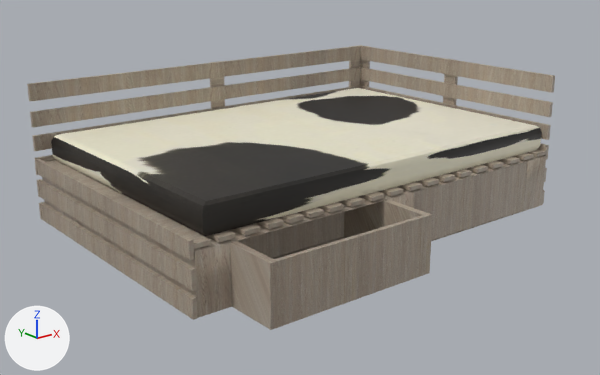
A saved change to the FBX model Furniture/bed1.fbx.
Rendered twice from a 50 mm camera at (-0.0478, -0.0597, 0.0214) aimed at (-0.0016, -0.002, -0.0017). The lights are fixed; the arrows at lower left show +X, +Y and +Z. Both versions are drawn at frame 51 of the action 'Take 001'; the numbers are the values there.

The older version as bpy lines, for what is in view:
```python
me_mesh = bpy.data.meshes.new('Mesh')
me_mesh.from_pydata(...)  # 56 vertices, 59 faces; spans x -0.5..0.5, y -0.5..0.5, z -0.5..0.5
me_mesh.materials.append(mat_lambert3)  # picture img_бесшовная_текстура_гладкого_дерева__814_jpg
me_mesh_001 = bpy.data.meshes.new('Mesh.001')
me_mesh_001.from_pydata(...)  # 56 vertices, 59 faces; spans x -0.5..0.5, y -0.5..0.5, z -0.5..0.5
me_mesh_001.materials.append(mat_lambert3)  # picture img_бесшовная_текстура_гладкого_дерева__814_jpg
me_mesh_008 = bpy.data.meshes.new('Mesh.008')
me_mesh_008.from_pydata(...)  # a box spanning x -0.5..0.5, y -0.5..0.5, z -0.5..0.5
me_mesh_008.materials.append(mat_lambert3)  # picture img_бесшовная_текстура_гладкого_дерева__814_jpg
ob_pasted__pcube2 = bpy.data.objects.new('pasted__pCube2', me_mesh_001)
ob_pasted__pcube2.parent = ob_group
ob_pasted__pcube2.location = (0.0636, 0.00218, -0.0123)
ob_pasted__pcube2.rotation_euler = (1.571, 0.0, 0.0)  # degrees (90, 0, 0)
ob_pasted__pcube2.scale = (1.57, 1.0, 0.499)
ob_pasted__pcube6 = bpy.data.objects.new('pasted__pCube6', me_mesh_008)
ob_pasted__pcube6.parent = ob_group41
ob_pasted__pcube6.location = (-2.025, -0.421, 0.0)
ob_pasted__pcube6.scale = (0.0341, 0.16, 2.7)
ob_pcube2 = bpy.data.objects.new('pCube2', me_mesh)
ob_pcube2.location = (-0.00922, -0.01321, -0.00251)
ob_pcube2.rotation_euler = (3.142, 0.0, 0.0)  # degrees (180, 0, 0)
ob_pcube2.scale = (0.0158, 0.01, 0.00494)
# also in view: 'pasted__pasted__pasted__pasted__pasted__pasted__pasted__pasted__pasted__pasted__pasted__pasted__pasted__pasted__pasted__pasted__pasted__pasted__pasted__pCube3' at (-0.0001, 0.0136, 0.0024); 'pasted__pasted__pasted__pasted__pasted__pasted__pasted__pasted__pasted__pasted__pasted__pasted__pasted__pasted__pasted__pasted__pCube3' at (0.0202, 0.0, 0.0046); 'pasted__pasted__pasted__pasted__pasted__pasted__pasted__pasted__pasted__pasted__pasted__pasted__pasted__pasted__pasted__pasted__pasted__pasted__pasted__pasted__pCube3' at (-0.0001, 0.0136, 0.0046); 'pasted__pasted__pasted__pasted__pasted__pasted__pasted__pasted__pasted__pasted__pasted__pasted__pasted__pasted__pasted__pCube5' at (0.0202, 0.0, 0.0024); 'pCube4' at (0.0005, 0.0002, 0.0018)
```
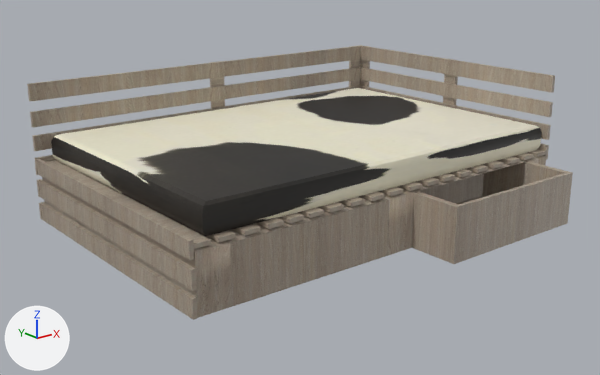
Location of each change, [x1, y1, x2, y2] in pixels of the pictures (600 x 375 px):
'pCube2', moved
    before: [230, 200, 432, 330]
    after: [230, 200, 389, 306]
'pasted__pCube2', moved
    before: [414, 161, 528, 241]
    after: [388, 161, 573, 264]

The edits, one by one:
Object 'pCube2' (ob_pcube2) moves from (-0.00922, -0.01321, -0.00251) to (-0.00922, -0.00843, -0.00251).
Object 'pasted__pCube2' (ob_pasted__pcube2) moves from (0.0636, 0.00218, -0.0123) to (0.0, -0.00136, 0.459).
